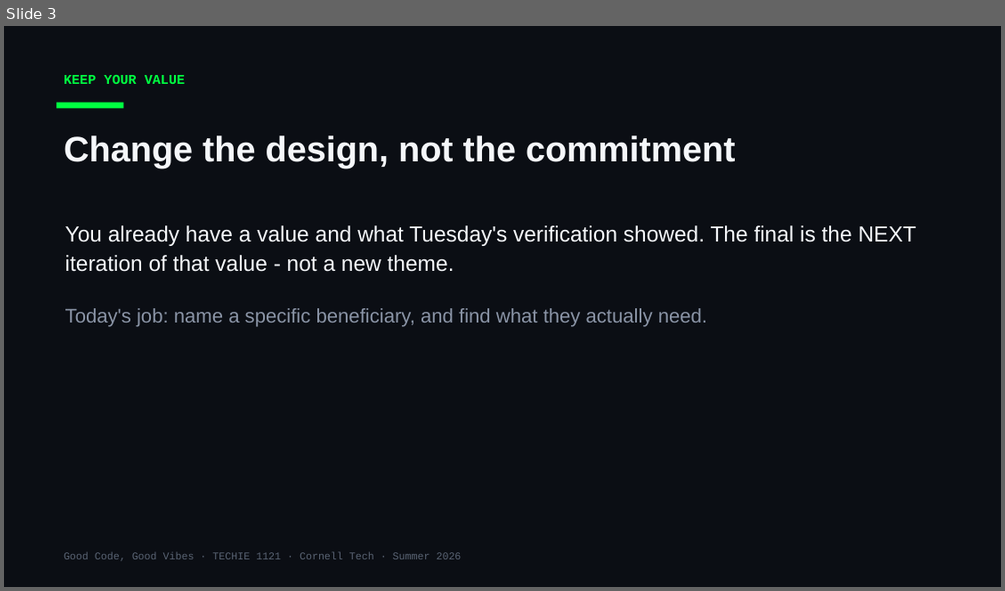
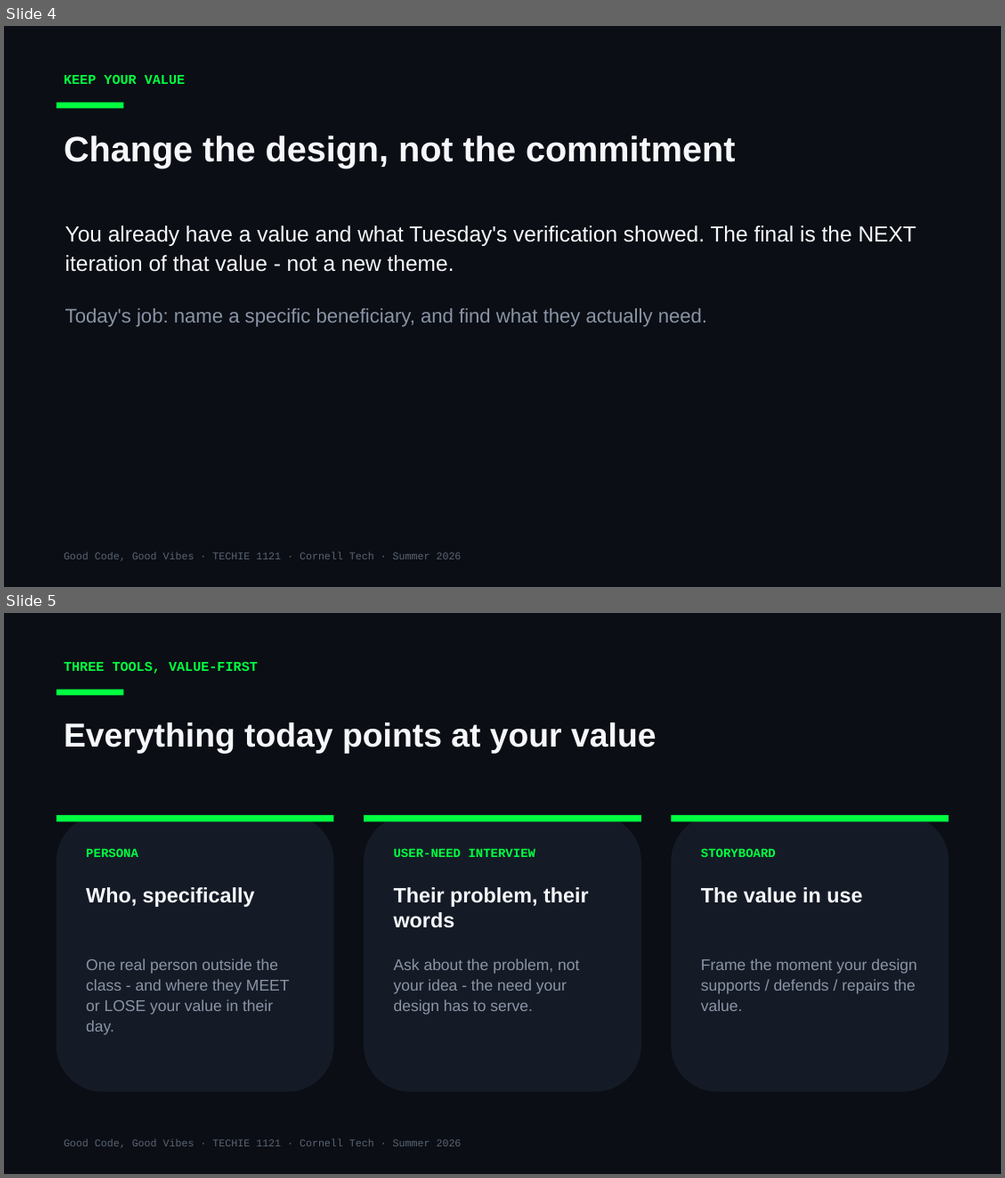
Before and after one commit to Cornell-Tech-Vibe-Coding-Summer-2026/website, a slide deck: slides/Week3-Wed-Working-Day.pptx. Shown one above the other, each under a label of ours: slide 3 before the commit, slides 4 and 5 after it. The pictures are 1005x591 and 1005x1178 pixels, drawn with LibreOffice and Linux fonts; fonts in the diff are those of the drawing. Boxes give left, top, right and bottom in pixels: in the first picture for what was removed or moved away, otherwise in the second. Text is boxed around its words. In the diff, an @@ line names an element or a change of style, - is before the commit and + after.

```diff
--- a/slides/Week3-Wed-Working-Day.pptx
+++ b/slides/Week3-Wed-Working-Day.pptx
@@ slide 5 added at box(4, 613, 1001, 1174), background #0B0E14 @@
@@ text added at box(64, 662, 258, 674), 13 pt, text #00FF41, bold @@
+THREE TOOLS, VALUE-FIRST
@@ rectangle added at box(57, 690, 123, 695), fill #00FF41 @@
@@ text added at box(64, 722, 655, 754), 32 pt, text #F5F7FA, bold @@
+Everything today points at your value
@@ rounded rectangle added at box(57, 815, 334, 1092), fill #151B26 @@
@@ rectangle added at box(57, 815, 334, 821), fill #00FF41 @@
@@ rounded rectangle added at box(364, 815, 641, 1092), fill #151B26 @@
@@ rectangle added at box(364, 815, 641, 821), fill #00FF41 @@
@@ rounded rectangle added at box(671, 815, 948, 1092), fill #151B26 @@
@@ rectangle added at box(671, 815, 948, 821), fill #00FF41 @@
@@ text added at box(86, 848, 138, 857), 12 pt, text #00FF41, bold @@
+PERSONA
@@ text added at box(394, 848, 536, 857), 12 pt, text #00FF41, bold @@
+USER-NEED INTERVIEW
@@ text added at box(701, 848, 776, 857), 12 pt, text #00FF41, bold @@
+STORYBOARD
@@ text added at box(86, 887, 255, 907), 20 pt, text #F5F7FA, bold @@
+Who, specifically
@@ text added at box(394, 887, 589, 928), 20 pt, text #F5F7FA, bold @@
+Their problem, their words
@@ text added at box(701, 887, 862, 903), 20 pt, text #F5F7FA, bold @@
+The value in use
@@ text added at box(86, 958, 290, 1035), 15 pt, text #8A94A6 @@
+One real person outside the class - and where they MEET or LOSE your value in their day.
@@ text added at box(394, 958, 579, 1014), 15 pt, text #8A94A6 @@
+Ask about the problem, not your idea - the need your design has to serve.
@@ text added at box(701, 958, 917, 1011), 15 pt, text #8A94A6 @@
+Frame the moment your design supports / defends / repairs the value.
@@ text added at box(64, 1139, 461, 1148), 10 pt, text #5A6474 @@
+Good Code, Good Vibes · TECHIE 1121 · Cornell Tech · Summer 2026
@@ what was slide 3 is now slide 4 @@
```
Also in this commit, not shown: 4 slides changed, 6 other slides added, 2 other files.
